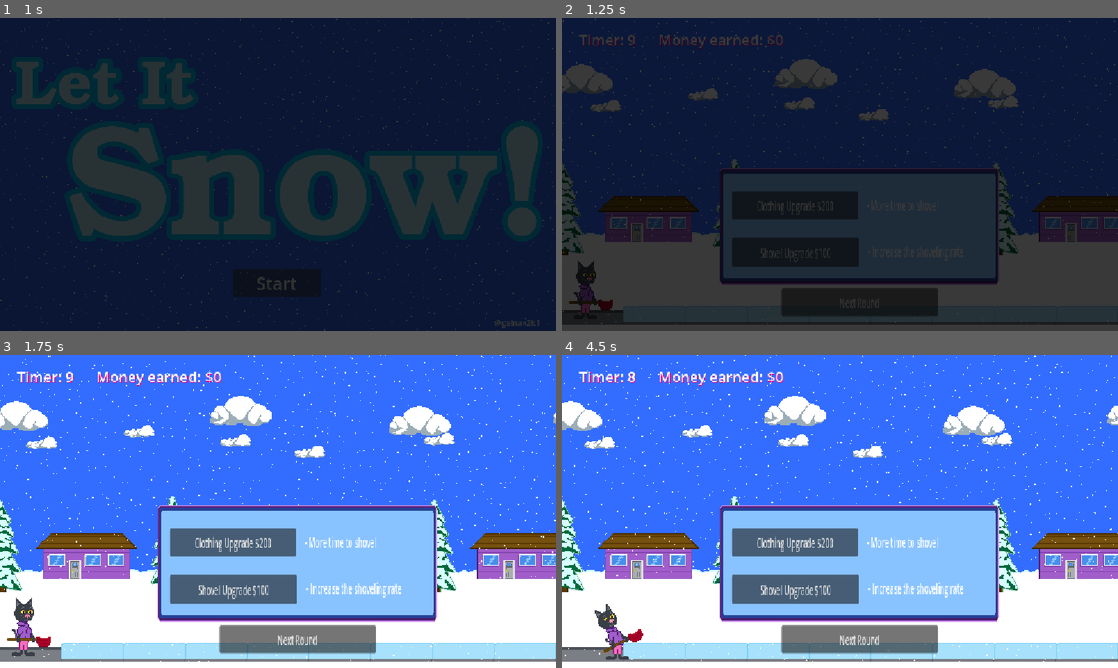
Above: before the commit, frames 1-4 (two rows, left to right).
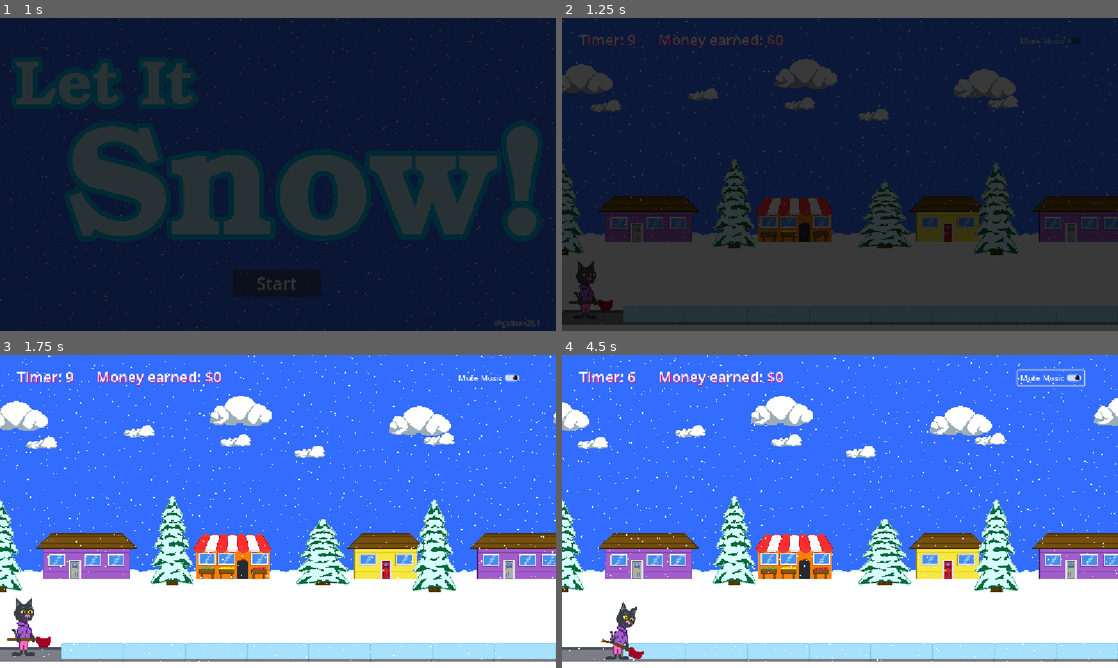
Above: after the commit, the same moments.

Repository: gainax2k1/let-it-snow
Game: Godot game, scene res://Scenes/title.tscn
Same seed, same stepped clock (60 frames per second), same inputs: the game is played once before the commit and once after it.
Inputs (mouse positions are in pixels of both pictures, inside the frame that each line leads up to):
- Up to frame 1 (1 s): click "Start" at 0.5 s
- Up to frame 2 (1.25 s): no input
- Up to frame 3 (1.75 s): click (489, 376) at 1.25 s, where only the run after the commit has a clickable "Mute Music"
- Up to frame 4 (4.5 s): click (862, 639) at 2 s, where only the run before the commit has a clickable "Next Round"; click (862, 639) at 2.75 s, where only the run before the commit has a clickable "Next Round"; move the mouse to (962, 495) at 3.52 s; hold Right (ui_right) 3.53-4.28 s; move the mouse to (728, 527) at 4.27 s; hold Down (ui_down) from 4.28 s (still down)

Frame 1 is identical in both runs. In frame 2, 14% of the frame differs, in the area x 28-94%, y 6-96%; in frame 3, 21%; in frame 4, 25%, in the area x 0-100%, y 0-98%.

Commit message:
possible final submission

Diff:
--- a/Scenes/game.tscn
+++ b/Scenes/game.tscn
@@ -148,14 +148,14 @@
 [node name="DialogBox" type="Sprite2D" parent="." unique_id=2136159057]
 unique_name_in_owner = true
 visible = false
-position = Vector2(612, 230)
+position = Vector2(612, 166)
 texture = ExtResource("9_h4fw4")
 
 [node name="Label" type="Label" parent="DialogBox" unique_id=558143615]
 offset_left = -311.0
-offset_top = -55.0
+offset_top = -57.0
 offset_right = 308.0
-offset_bottom = 55.0
+offset_bottom = 53.0
 theme_override_font_sizes/font_size = 49
 text = "Time stop for the day!"
 horizontal_alignment = 1
@@ -175,8 +175,9 @@
 
 [node name="ShopWindow" type="Sprite2D" parent="." unique_id=1158439843]
 unique_name_in_owner = true
-position = Vector2(616, 431)
-scale = Vector2(0.90312505, 1.890625)
+visible = false
+position = Vector2(611.00006, 361.50006)
+scale = Vector2(0.9875001, 1.3515627)
 texture = ExtResource("10_ldgsr")
 
 [node name="UpgradeShovel" type="Button" parent="ShopWindow" unique_id=94297626]
@@ -187,11 +188,16 @@
 text = "Shovel Upgrade $100"
 
 [node name="Label" type="Label" parent="ShopWindow/UpgradeShovel" unique_id=2061240422]
-layout_mode = 0
-offset_left = 308.92743
-offset_top = -48.132233
-offset_right = 548.0969
-offset_bottom = -15.867752
+layout_mode = 1
+anchors_preset = -1
+anchor_left = 1.072
+anchor_top = -1.6
+anchor_right = 1.8750001
+anchor_bottom = -0.717
+offset_left = -4.4379272
+offset_top = 2.6446
+offset_right = -0.00012207031
+offset_bottom = 6.8866158
 text = "- More time to shovel"
 autowrap_mode = 2
 
@@ -204,11 +210,16 @@
 text = "Clothing Upgrade $200"
 
 [node name="Label" type="Label" parent="ShopWindow/UpgradeClothing" unique_id=1364627731]
-layout_mode = 0
-offset_left = 313.35645
-offset_top = 54.47934
-offset_right = 545.88257
-offset_bottom = 77.47934
+layout_mode = 1
+anchors_preset = -1
+anchor_left = 1.095
+anchor_top = 1.7570001
+anchor_right = 1.8280001
+anchor_bottom = 2.457
+offset_left = -4.307312
+offset_top = 0.012336731
+offset_right = 17.786987
+offset_bottom = 1.3123398
 text = "- Increase the shoveling rate"
 autowrap_mode = 2
 
@@ -226,7 +237,17 @@
 [node name="WhistlePlayer" type="AudioStreamPlayer2D" parent="." unique_id=1553490103]
 unique_name_in_owner = true
 
+[node name="CheckButton" type="CheckButton" parent="." unique_id=138518543]
+offset_left = 944.0
+offset_top = 32.0
+offset_right = 1082.0
+offset_bottom = 63.0
+text = "Mute Music
+"
+flat = true
+
 [connection signal="timeout" from="Timer" to="." method="_on_timer_timeout"]
 [connection signal="pressed" from="ShopWindow/UpgradeShovel" to="." method="_on_upgrade_shovel_pressed"]
 [connection signal="pressed" from="ShopWindow/UpgradeClothing" to="." method="_on_upgrade_clothing_pressed"]
 [connection signal="pressed" from="ShopWindow/NextRound" to="." method="_on_next_round_pressed"]
+[connection signal="toggled" from="CheckButton" to="." method="_on_check_button_toggled"]
--- a/Scenes/game_manager.tscn
+++ b/Scenes/game_manager.tscn
@@ -10,6 +10,7 @@
 [node name="AudioStreamPlayer" type="AudioStreamPlayer" parent="." unique_id=392040954]
 stream = ExtResource("2_sq00h")
 autoplay = true
+playback_type = 1
 parameters/looping = true
 
 [node name="SceneTransitionRect" parent="." unique_id=215802461 instance=ExtResource("2_e5fcp")]
--- a/Scripts/game.gd
+++ b/Scripts/game.gd
@@ -74,3 +74,7 @@
 func play_whistle() -> void: ## plays whistle sound
 	%WhistlePlayer.stream = load("res://Audio/whistle.ogg")
 	%WhistlePlayer.play()
+
+
+func _on_check_button_toggled(toggled_on: bool) -> void:
+	GameManager.toggle_bg_music()
--- a/Scripts/snow_block.gd
+++ b/Scripts/snow_block.gd
@@ -3,6 +3,7 @@
 @export var locked = false
 @export var snowHP = 10 # starts at 10, 10xsnowhp per "level"
 @export var snowlvl = 1 # starts at 1, 10 hp/level
+@export var snow_rate = GameManager.playerLvl + GameManager.shovelLvl
 @export var start_snow_HP = 10 # snowhp when shoveling begins, resets each day
 @export var digging : bool = false # true when hp being reduced.
 @export var dig_rate : float = .1 ## rate modifier for digging. .1 to start, smaller number is faster
@@ -43,9 +44,9 @@
 	%SnowUnit.frame = frame_number
 
 
-func add_snow_hp(amount:int = 2) -> void: ## increases snowhp by (int), default 1
-	print("add_snow_hp: ", amount)
-	snowHP += amount
+func add_snow_hp() -> void: ## increases snowhp by (int), default 1
+	print("add_snow_hp: ", snow_rate)
+	snowHP += snow_rate
 
 func sub_snow_hp(amount:int = 1) -> void: ## reduces snowhp by (int), default 1
 	amount = 1 * GameManager.shovelLvl
--- a/project_time_tracker.json
+++ b/project_time_tracker.json
@@ -1,7 +1,7 @@
 {
-  "2D": 9454.143,
+  "2D": 9758.102,
   "AFK": 7930.293,
   "Asset Store": 4.559,
-  "Game": 3201.634,
-  "Script": 12922.695
+  "Game": 3847.387,
+  "Script": 13238.683
 }
Not shown, changed: Audio/jingle_bells_beat.ogg.import
Not shown, changed: Audio/shopping.ogg.import
Not shown, changed: Audio/shoveling_beat.ogg.import
Not shown, added: export_presets.cfg
Binary file added: exported/index.apple-touch-icon.png
Not shown, added: exported/index.apple-touch-icon.png.import
Binary file added: exported/index.icon.png
Not shown, added: exported/index.icon.png.import
Binary file added: exported/index.png
Not shown, added: exported/index.png.import
Not shown, added: exported/index.audio.position.worklet.js
Not shown, added: exported/index.audio.worklet.js
(and 4 more such lines)
